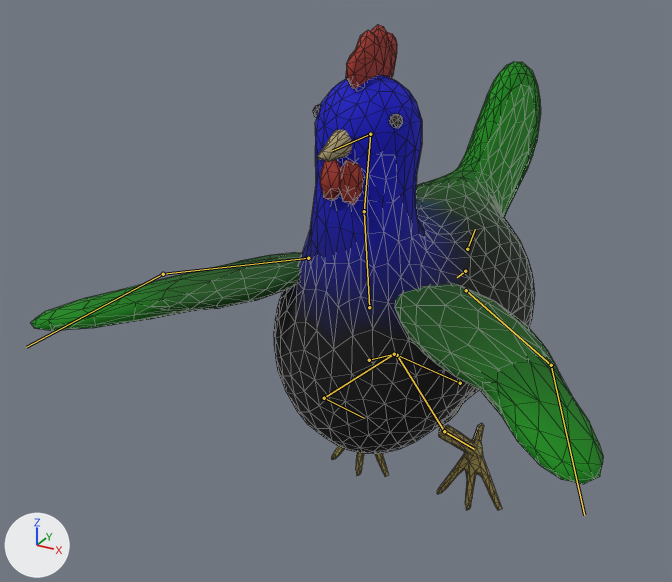
The glTF model assets/beast_hen.glb, before and after one commit.
Both versions are drawn from a 50 mm camera at (0.264, -0.606, 0.809) aimed at (-0.06, -0.016, 0.514). Every picture has the same lights, and +X, +Y and +Z are marked at lower left. The older version comes first. Both versions are drawn at frame 5 of the action 'fly'; the numbers are the values there. The bones that change, and the others that lie on the model, are drawn over the model as lines. Mesh edges are drawn as thin lines.

Names of what the first picture shows: 'beast_hen_feather', 'beast_hen_horn'.
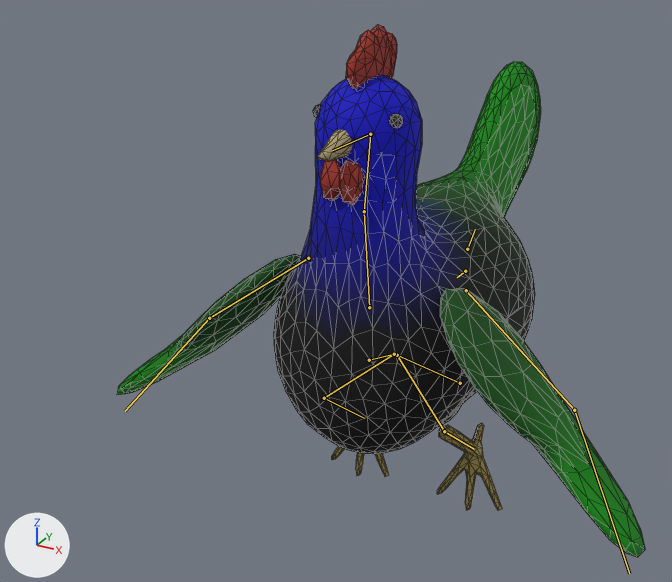
The change in detail:
Bone 'wing1.L' (bone_wing1_l) turns from (-37, -80, -85) to (-77, -52, -11) degrees about its own x, y and z.
Bone 'wing1.R' (bone_wing1_r) turns from (-37, 80, 85) to (-77, 52, 11) degrees about its own x, y and z.

What differs and where, as boxes (x1, y1, x2, y2) in the pictures (672 x 582 px):
'beast_hen_feather', posed (8% narrower, 17% taller): before (31, 62, 603, 484); after (117, 62, 645, 557)
bone 'wing1.L', root to tip: before (466, 290) to (551, 365); after (466, 290) to (574, 410)
bone 'wing1.R', root to tip: before (308, 258) to (163, 274); after (308, 258) to (209, 318)
